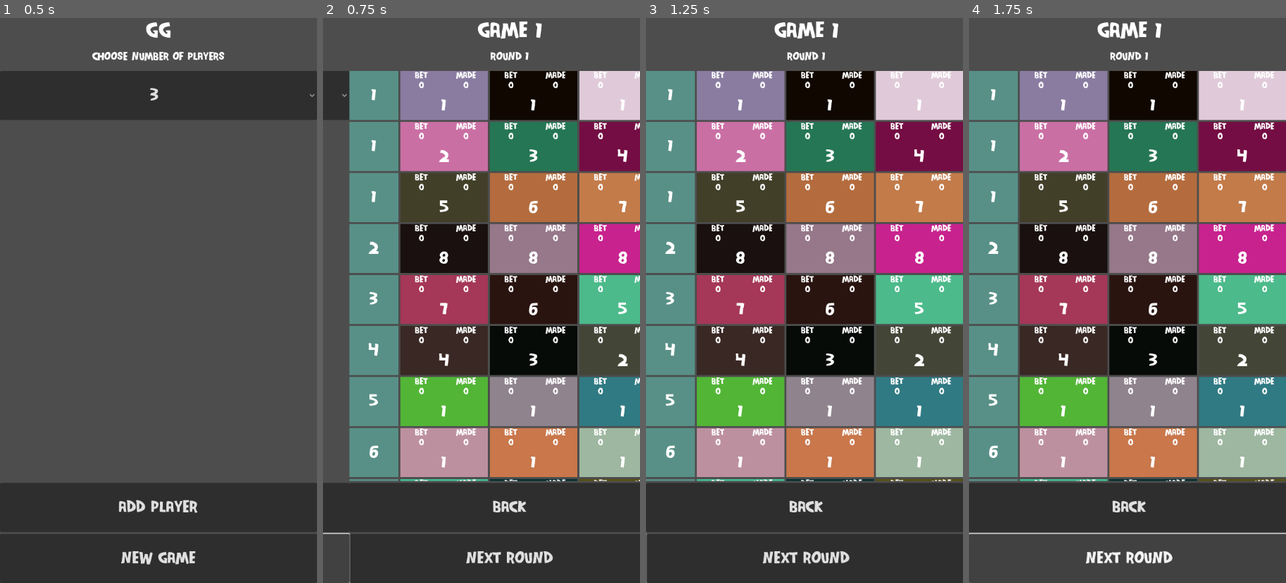
Above: before the commit, frames 1-4 (left to right).
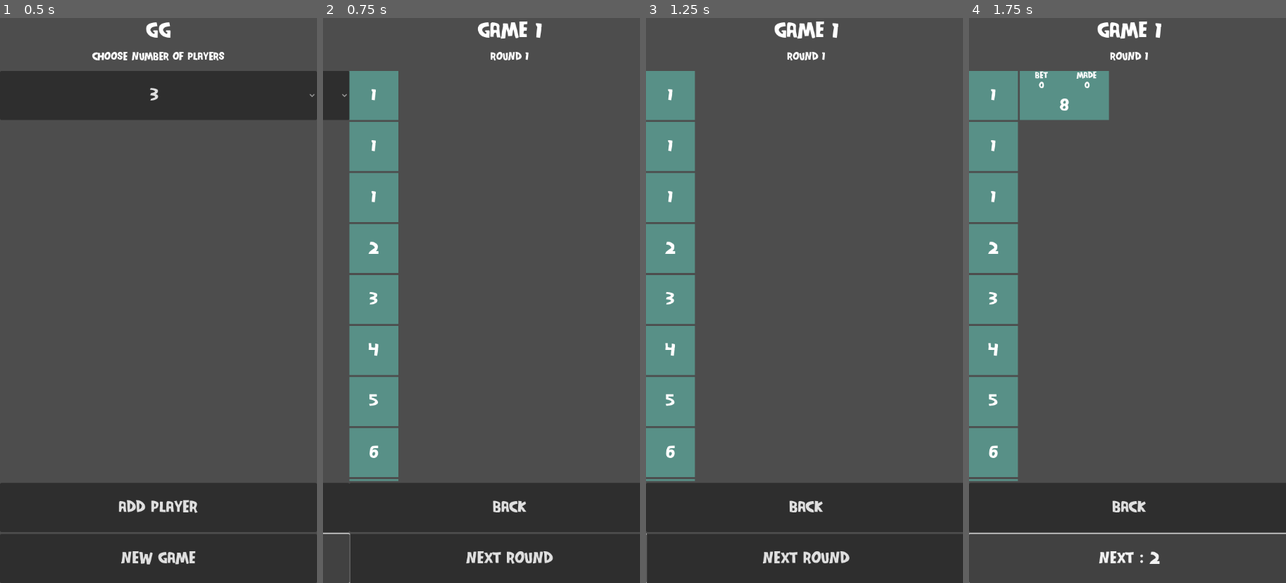
Above: after the commit, the same moments.

Repository: fakeplayerr/whistscore
Game: Godot game, scene res://scenes/game.tscn
Two runs of this game, one before a commit and one after it. Both use one fixed random seed, a clock stepped at 60 frames per second and the inputs below.
Inputs:
- Up to frame 1 (0.5 s): no input
- Up to frame 2 (0.75 s): click "New Game" at 0.5 s
- Up to frame 3 (1.25 s): no input
- Up to frame 4 (1.75 s): click "Next Round" at 1.25 s

Frame 1 is identical in both runs. In frame 2, 50% of the frame differs, in the area x 24-100%, y 9-82%; in frame 3, 56%; in frame 4, 56%, in the area x 16-100%, y 9-97%.

Commit message:
updated player ui

Diff:
--- /dev/null
+++ b/UI/bet_button_ui.tscn
@@ -0,0 +1,9 @@
+[gd_scene load_steps=2 format=3 uid="uid://dn0g8d742475l"]
+
+[ext_resource type="Theme" uid="uid://bed6prpoafpry" path="res://assets/theme.tres" id="1_47hd7"]
+
+[node name="Bet Button" type="Button"]
+custom_minimum_size = Vector2(100, 100)
+theme = ExtResource("1_47hd7")
+theme_override_font_sizes/font_size = 40
+text = "1"
--- a/project.godot
+++ b/project.godot
@@ -27,6 +27,10 @@
 version_control/plugin_name="GitPlugin"
 version_control/autoload_on_startup=true
 
+[editor_plugins]
+
+enabled=PackedStringArray("res://addons/gut/plugin.cfg")
+
 [rendering]
 
 renderer/rendering_method="gl_compatibility"
--- a/resources/game.gd
+++ b/resources/game.gd
@@ -10,6 +10,7 @@
 @onready var player_list = $StartScreen/PlayerList
 @onready var rounds_list_container = $GameScreen/ScrollContainer/HBoxContainer/RoundsList
 @onready var rounds_grid = $GameScreen/ScrollContainer/HBoxContainer/RoundsGrid
+@onready var current_round = 1
 @onready var round_list = []
 @onready var rounds_count = []
 @onready var round_skin = preload("res://skins/round_skin.tscn")
@@ -81,6 +82,31 @@
 	rounds_grid.columns = globals.number_of_players
 	for child in rounds_grid.get_children():
 		rounds_grid.remove_child(child)
+
+#	 currentRound: number;
+#    rounds: IRound[];
+#    players: Player[];
+#    nextRound: () => void;
+#    playersCount: number;
+#    score: number[];
+
+func add_round_to_grid():
+	var round = round_skin.instantiate()
+	rounds_grid.add_child(round)
+#
+#func calculateScore(round: number):
+#	for player in game.players:
+#		let bet = game.rounds[round].bet[index];
+#		let close = game.rounds[round].close[index];
+#
+#	if bet == close:
+#		game.score[index] = game.score[index] + 5 + bet;
+#
+#	if bet !== close:
+#	game.score[index] = game.score[index] - Math.abs(bet - close)
+#
+
+func add_rounds_to_grid():
 	for child in globals.number_of_players:
 		for r in round_list:
 			var skin = round_skin.instantiate()
@@ -147,3 +173,17 @@
 	var apu = add_player_ui.instantiate()
 	apu.connect("add_player",add_player_name)
 	add_child(apu)
+
+func open_bet_dialog():
+	# create dialog
+	# get inputs from dialog
+	# place bet in rounds grid
+	# get round as 3 inputs
+	# cancel round in ui
+	# add only if got the input
+	pass
+
+func _on_next_round_pressed() -> void:
+	add_round_to_grid()
+	current_round = current_round + 1
+	$"GameScreen/Next Round".text = str("Next : ", current_round)
--- /dev/null
+++ b/resources/game_config.gd
@@ -0,0 +1,27 @@
+extends Resource
+class_name GameConfig
+
+const FILE_NAME := "user://games.tres"
+
+var game = GlobalInfo.new()
+
+func save_config():
+	var result = ResourceSaver.save(self, FILE_NAME)
+	assert(result == OK)
+
+
+static func load_config():
+	if ResourceLoader.exists(FILE_NAME):
+		load(FILE_NAME)
+	return null
+
+
+#static func save_config_json():
+#	var file = FileAccess.open(FILE_NAME, FileAccess.WRITE)
+#	file.store_string()
+#
+#static func load_config_json():
+#	if FileAccess.file_exists(FILE_NAME):
+#		var file = FileAccess.open(FILE_NAME, FileAccess.READ)
+#		var content = file.get_as_text()
+#		return content
--- /dev/null
+++ b/resources/game_manager.gd
@@ -0,0 +1,31 @@
+extends Node
+class_name GameManager
+
+@export_category("Games")
+var next_scene = preload("res://scenes/game.tscn")
+#
+func _ready() -> void:
+	pass
+
+#
+#func set_current_game(game):
+#	current_game = game
+#	remove_child(get_children()[0])
+#	add_child(game)
+func _process(delta: float) -> void:
+	pass
+#	$VBoxContainer/Label.text = config.name
+
+func _on_save_pressed() -> void:
+	pass
+#	config.save_config()
+
+
+
+func _on_load_pressed() -> void:
+	pass
+#	config.load_config()
+
+
+func _on_new_game_pressed() -> void:
+	get_tree().change_scene_to_packed(next_scene)
--- /dev/null
+++ b/resources/place_bet.gd
@@ -0,0 +1,12 @@
+@tool
+@icon("res://icon.svg")
+extends Resource
+class_name PlaceBet
+
+@export var bet : int
+
+#@export var color := Color(1,1,1)
+#
+#@export var icon : Texture2D
+#
+#var code : int = 0
--- /dev/null
+++ b/scenes/game_manager.tscn
@@ -0,0 +1,65 @@
+[gd_scene load_steps=3 format=3 uid="uid://dwopuk15wh81n"]
+
+[ext_resource type="Script" path="res://resources/game_manager.gd" id="1_80n7t"]
+[ext_resource type="Theme" uid="uid://bed6prpoafpry" path="res://assets/theme.tres" id="2_j8grg"]
+
+[node name="GameManager" type="Node"]
+script = ExtResource("1_80n7t")
+
+[node name="VBoxContainer" type="VBoxContainer" parent="."]
+anchors_preset = 15
+anchor_right = 1.0
+anchor_bottom = 1.0
+grow_horizontal = 2
+grow_vertical = 2
+size_flags_horizontal = 3
+size_flags_vertical = 3
+alignment = 1
+
+[node name="MarginContainer" type="MarginContainer" parent="VBoxContainer"]
+custom_minimum_size = Vector2(0, 100)
+layout_mode = 2
+theme = ExtResource("2_j8grg")
+theme_override_constants/margin_left = 20
+theme_override_constants/margin_top = 20
+theme_override_constants/margin_right = 20
+theme_override_constants/margin_bottom = 20
+
+[node name="NewGame" type="Button" parent="VBoxContainer/MarginContainer"]
+layout_mode = 2
+text = "New Game"
+
+[node name="MarginContainer2" type="MarginContainer" parent="VBoxContainer"]
+custom_minimum_size = Vector2(0, 100)
+layout_mode = 2
+theme = ExtResource("2_j8grg")
+theme_override_constants/margin_left = 20
+theme_override_constants/margin_top = 20
+theme_override_constants/margin_right = 20
+theme_override_constants/margin_bottom = 20
+
+[node name="Save" type="Button" parent="VBoxContainer/MarginContainer2"]
+layout_mode = 2
+text = "Save"
+
+[node name="MarginContainer3" type="MarginContainer" parent="VBoxContainer"]
+custom_minimum_size = Vector2(0, 100)
+layout_mode = 2
+theme = ExtResource("2_j8grg")
+theme_override_constants/margin_left = 20
+theme_override_constants/margin_top = 20
+theme_override_constants/margin_right = 20
+theme_override_constants/margin_bottom = 20
+
+[node name="Load" type="Button" parent="VBoxContainer/MarginContainer3"]
+layout_mode = 2
+text = "Load"
+
+[node name="Label" type="Label" parent="VBoxContainer"]
+layout_mode = 2
+text = "Stuff"
+horizontal_alignment = 1
+
+[connection signal="pressed" from="VBoxContainer/MarginContainer/NewGame" to="." method="_on_new_game_pressed"]
+[connection signal="pressed" from="VBoxContainer/MarginContainer2/Save" to="." method="_on_save_pressed"]
+[connection signal="pressed" from="VBoxContainer/MarginContainer3/Load" to="." method="_on_load_pressed"]
--- /dev/null
+++ b/scenes/make_bet.gd
@@ -0,0 +1,11 @@
+extends Control
+
+
+# Called when the node enters the scene tree for the first time.
+func _ready() -> void:
+	pass # Replace with function body.
+
+
+# Called every frame. 'delta' is the elapsed time since the previous frame.
+func _process(delta: float) -> void:
+	pass
--- /dev/null
+++ b/scenes/make_bet.tscn
@@ -0,0 +1,50 @@
+[gd_scene load_steps=3 format=3 uid="uid://dx1xdgwenbbni"]
+
+[ext_resource type="Theme" uid="uid://bed6prpoafpry" path="res://assets/theme.tres" id="1_5o63q"]
+[ext_resource type="Script" path="res://scenes/make_bet.gd" id="1_on4mk"]
+
+[node name="MakeBetContainer" type="Control"]
+layout_mode = 3
+anchors_preset = 15
+anchor_right = 1.0
+anchor_bottom = 1.0
+grow_horizontal = 2
+grow_vertical = 2
+script = ExtResource("1_on4mk")
+
+[node name="MarginContainer" type="MarginContainer" parent="."]
+layout_mode = 1
+anchors_preset = 15
+anchor_right = 1.0
+anchor_bottom = 1.0
+grow_horizontal = 2
+grow_vertical = 2
+
+[node name="HBoxContainer" type="HBoxContainer" parent="MarginContainer"]
+layout_mode = 2
+alignment = 1
+
+[node name="VBoxContainer" type="VBoxContainer" parent="MarginContainer/HBoxContainer"]
+custom_minimum_size = Vector2(0, 100)
+layout_mode = 2
+size_flags_horizontal = 3
+size_flags_vertical = 4
+
+[node name="BetLabel" type="Label" parent="MarginContainer/HBoxContainer/VBoxContainer"]
+layout_mode = 2
+
+[node name="BetLineEdit" type="LineEdit" parent="MarginContainer/HBoxContainer/VBoxContainer"]
+layout_mode = 2
+theme = ExtResource("1_5o63q")
+text = "How much you bet?"
+placeholder_text = "How much you bet?"
+alignment = 1
+
+[node name="MadeLabel" type="Label" parent="MarginContainer/HBoxContainer/VBoxContainer"]
+layout_mode = 2
+
+[node name="MadeLineEdit" type="LineEdit" parent="MarginContainer/HBoxContainer/VBoxContainer"]
+layout_mode = 2
+theme = ExtResource("1_5o63q")
+placeholder_text = "Bet amount"
+alignment = 1
--- /dev/null
+++ b/scenes/place_bets.gd
@@ -0,0 +1,37 @@
+extends Control
+
+@onready var bet_list = []
+@export var number_of_hands = 3
+
+@onready var item_list = $VBoxContainer/MarginContainer2/BetList
+@onready var bet_button_ui = preload("res://UI/bet_button_ui.tscn")
+@onready var upper_container = $VBoxContainer/MarginContainer/HBoxContainer
+# Called when the node enters the scene tree for the first time.
+func _ready() -> void:
+	add_item_to_list()
+
+
+# Called every frame. 'delta' is the elapsed time since the previous frame.
+func _process(delta: float) -> void:
+	pass
+
+func add_item_to_list():
+	for item in number_of_hands:
+		var bet_button := bet_button_ui.instantiate()
+		bet_button.text = str(item)
+		bet_button.connect("pressed",on_bet_button_pressed.bind(bet_button))
+		item_list.add_child(bet_button)
+
+func on_bet_button_pressed(bet_button):
+	print("wtf", bet_button.text)
+	bet_list.push_back(bet_button.text)
+	update_ui()
+
+func update_ui():
+	for child in upper_container.get_children():
+		child.queue_free()
+	for bet in bet_list:
+		var btn = Button.new()
+		btn.text = bet
+		btn.theme = preload("res://assets/theme.tres")
+		upper_container.add_child(btn)
--- /dev/null
+++ b/scenes/place_bets.tscn
@@ -0,0 +1,43 @@
+[gd_scene load_steps=2 format=3 uid="uid://f6esmt1d15v1"]
+
+[ext_resource type="Script" path="res://scenes/place_bets.gd" id="1_amnat"]
+
+[node name="PlaceBets" type="Control"]
+layout_mode = 3
+anchors_preset = 15
+anchor_right = 1.0
+anchor_bottom = 1.0
+grow_horizontal = 2
+grow_vertical = 2
+script = ExtResource("1_amnat")
+
+[node name="VBoxContainer" type="VBoxContainer" parent="."]
+layout_mode = 1
+anchors_preset = 15
+anchor_right = 1.0
+anchor_bottom = 1.0
+grow_horizontal = 2
+grow_vertical = 2
+
+[node name="MarginContainer" type="MarginContainer" parent="VBoxContainer"]
+layout_mode = 2
+size_flags_vertical = 3
+theme_override_constants/margin_left = 20
+theme_override_constants/margin_top = 20
+theme_override_constants/margin_right = 20
+theme_override_constants/margin_bottom = 20
+
+[node name="HBoxContainer" type="HBoxContainer" parent="VBoxContainer/MarginContainer"]
+layout_mode = 2
+size_flags_vertical = 4
+
+[node name="MarginContainer2" type="MarginContainer" parent="VBoxContainer"]
+layout_mode = 2
+size_flags_vertical = 3
+theme_override_constants/margin_left = 20
+theme_override_constants/margin_top = 20
+theme_override_constants/margin_right = 20
+theme_override_constants/margin_bottom = 20
+
+[node name="BetList" type="VBoxContainer" parent="VBoxContainer/MarginContainer2"]
+layout_mode = 2
--- /dev/null
+++ b/tests/game_data.gd
@@ -0,0 +1,12 @@
+extends Node
+class_name GameData
+
+var data = {}
+
+func set_value(key, value):
+	data[key] = value
+
+func get_value(key, default_value = null):
+	if key in data:
+		return data[key]
+	return default_value
--- /dev/null
+++ b/tests/run_tests.gd
@@ -0,0 +1,5 @@
+extends Node
+
+func _ready():
+	var test_resource = preload("res://tests/test_main.gd").new()
+	test_resource.test_game()
--- /dev/null
+++ b/tests/run_tests.tscn
@@ -0,0 +1,6 @@
+[gd_scene load_steps=2 format=3 uid="uid://beyagpuu2w4bj"]
+
+[ext_resource type="Script" path="res://tests/run_tests.gd" id="1_sikh1"]
+
+[node name="Node2D" type="Node"]
+script = ExtResource("1_sikh1")
--- /dev/null
+++ b/tests/test_main.gd
@@ -0,0 +1,10 @@
+extends Node
+
+func test_game():
+	var game_data = preload("res://tests/game_data.gd").new()
+	game_data.set_value("score:", 100)
+	var score = game_data.get_value("score")
+	assert(score == 100, "Score test failed!")
+
+	var default_value = game_data.get_value("no key", "default")
+	assert(default_value == "default", "Default value test failed!")
Not shown, added: addons/gut/GutScene.gd
Not shown, added: addons/gut/GutScene.tscn
Not shown, added: addons/gut/UserFileViewer.gd
Not shown, added: addons/gut/UserFileViewer.tscn
Not shown, added: addons/gut/autofree.gd
Not shown, added: addons/gut/awaiter.gd
Not shown, added: addons/gut/collected_test.gd
Not shown, added: addons/gut/comparator.gd
Not shown, added: addons/gut/compare_result.gd
Not shown, added: addons/gut/diff_formatter.gd
Not shown, added: addons/gut/diff_tool.gd
Not shown, added: addons/gut/double_templates/function_template.txt
(and 106 more such lines)
